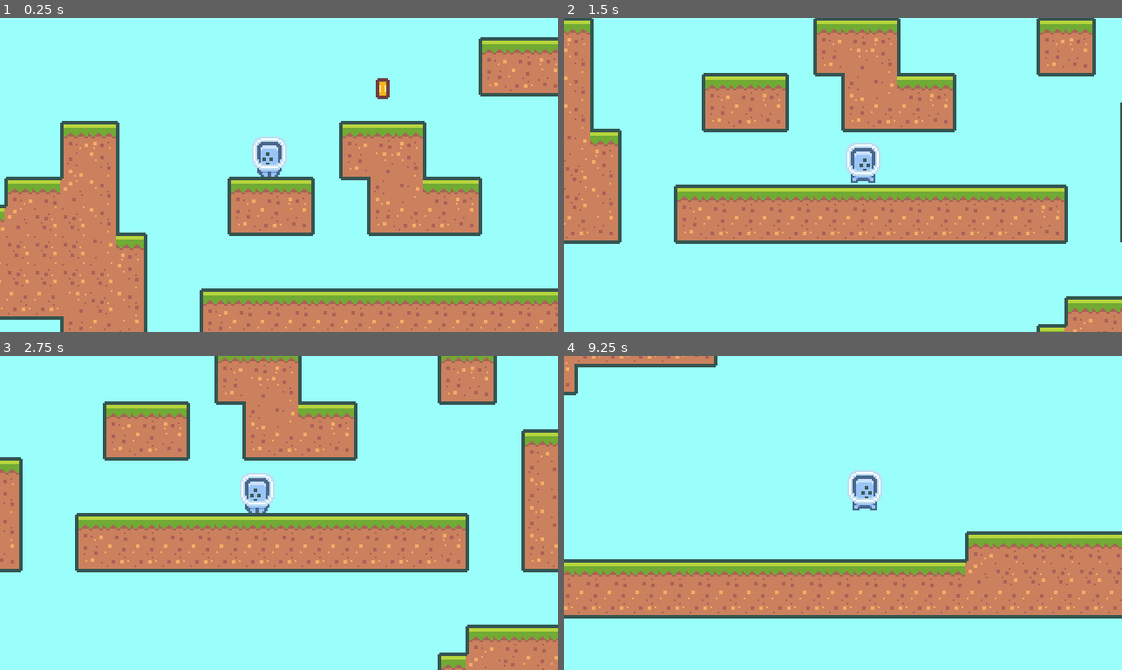
Above: before the commit, frames 1-4 (two rows, left to right).
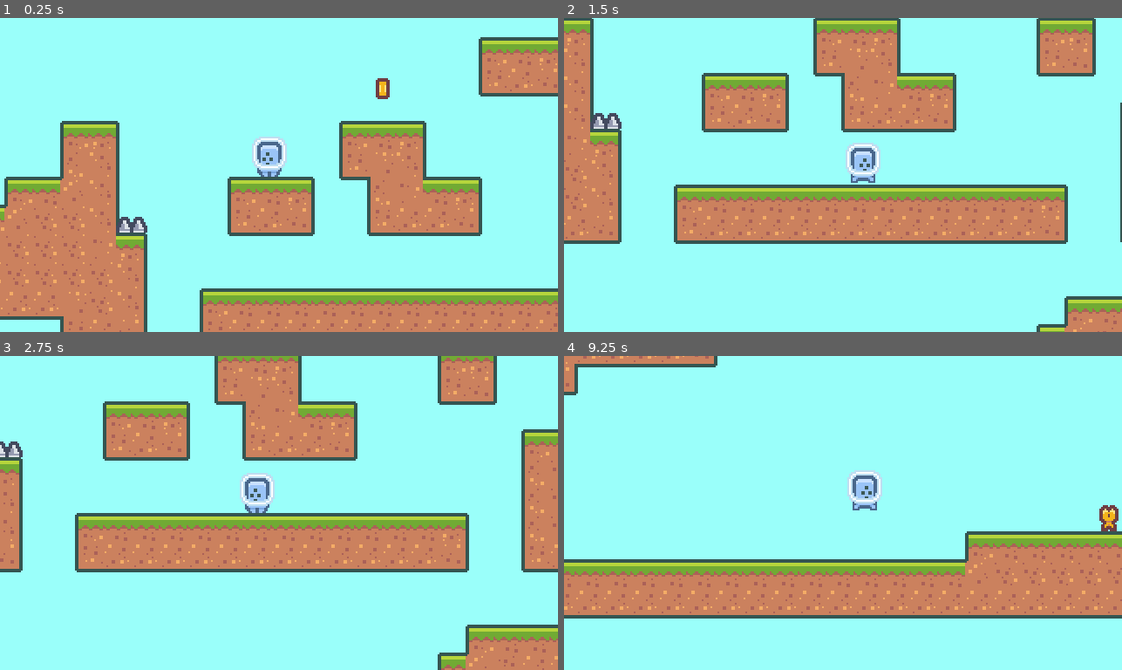
Above: after the commit, the same moments.

Repository: TheKicker/2D-Platformer
Game: Godot game, scene res://scenes/main.tscn
Same seed, same stepped clock (60 frames per second), same inputs: the game is played once before the commit and once after it.
Inputs:
- Up to frame 1 (0.25 s): no input
- Up to frame 2 (1.5 s): hold Right (move_right) from 0.53 s (still down); tap Up (jump) at 0.77 s
- Up to frame 3 (2.75 s): tap Up (jump) at 1.52 s; release Right (move_right) at 2.03 s; hold Left (move_left) from 2.03 s (still down)
- Up to frame 4 (9.25 s): release Left (move_left) at 2.78 s; hold Right (move_right) 2.78-4.28 s; tap Up (jump) at 3.02, 3.77, 4.52, 6.02, 6.77, 7.52, 9.02 s; hold Left (move_left) 4.28-5.03 s; hold Right (move_right) 5.03-5.78 s; hold Left (move_left) 5.78-7.28 s; hold Right (move_right) from 7.28 s (still down)

The runs differ from the first frame. In frame 1, 0.2% of the frame differs, in the area x 21-27%, y 63-69%; in frame 2, 0.2%; in frame 3, 0.2%; in frame 4, 0.2%, in the area x 95-100%, y 47-56%.

Commit message:
Added Spikes & Meep

Diff:
--- a/project.godot
+++ b/project.godot
@@ -69,6 +69,12 @@
  ]
 }
 
+[layer_names]
+
+2d_physics/layer_1="TERRAIN"
+2d_physics/layer_2="COINS"
+2d_physics/layer_3="HAZARDS"
+
 [physics]
 
 common/enable_pause_aware_picking=true
--- a/scenes/Coin.tscn
+++ b/scenes/Coin.tscn
@@ -82,8 +82,8 @@
 playing = true
 
 [node name="Area2D" type="Area2D" parent="."]
-collision_layer = 128
-collision_mask = 128
+collision_layer = 2
+collision_mask = 2
 
 [node name="CollisionShape2D" type="CollisionShape2D" parent="Area2D"]
 shape = SubResource( 2 )
--- a/scenes/Meep.tscn
+++ b/scenes/Meep.tscn
@@ -11,10 +11,9 @@
 "speed": 5.0
 } ]
 
-[node name="Node" type="Node"]
+[node name="Meep" type="Node2D"]
 
 [node name="AnimatedSprite" type="AnimatedSprite" parent="."]
 position = Vector2( 0, -8 )
 frames = SubResource( 1 )
-frame = 1
 playing = true
--- a/scenes/Player.gd
+++ b/scenes/Player.gd
@@ -1,4 +1,6 @@
 extends KinematicBody2D
+
+signal death
 
 # Basic config
 var gravity = 1000
@@ -11,7 +13,11 @@
 
 # Called when the node enters the scene tree for the first time.
 func _ready():
-	pass # Replace with function body.
+	$HazardArea.connect("area_entered", self, "on_hazard_area_entered")
+
+
+func on_hazard_area_entered(area2d):
+	emit_signal("death")
 
 # Processed every frame, delta is seconds since last run (very very small number)
 func _process(delta):
--- a/scenes/Player.tscn
+++ b/scenes/Player.tscn
@@ -7,6 +7,13 @@
 [sub_resource type="CircleShape2D" id=3]
 radius = 14.0
 
+[sub_resource type="RectangleShape2D" id=1]
+extents = Vector2( 5, 9 )
+
+[sub_resource type="CapsuleShape2D" id=4]
+radius = 8.0
+height = 4.0
+
 [sub_resource type="SpriteFrames" id=2]
 animations = [ {
 "frames": [ ExtResource( 2 ) ],
@@ -14,30 +21,39 @@
 "name": "Idle",
 "speed": 5.0
 }, {
+"frames": [ ExtResource( 2 ), ExtResource( 3 ) ],
+"loop": true,
+"name": "Run",
+"speed": 10.0
+}, {
 "frames": [ ExtResource( 3 ) ],
 "loop": true,
 "name": "Jump",
 "speed": 5.0
-}, {
-"frames": [ ExtResource( 2 ), ExtResource( 3 ) ],
-"loop": true,
-"name": "Run",
-"speed": 10.0
 } ]
-
-[sub_resource type="RectangleShape2D" id=1]
-extents = Vector2( 5, 9 )
 
 [node name="Player" type="KinematicBody2D" groups=["player"]]
 script = ExtResource( 1 )
 
-[node name="Area2D" type="Area2D" parent="."]
-collision_layer = 128
-collision_mask = 128
+[node name="CoinArea" type="Area2D" parent="."]
+collision_layer = 2
+collision_mask = 2
 
-[node name="CollisionShape2D" type="CollisionShape2D" parent="Area2D"]
+[node name="CollisionShape2D" type="CollisionShape2D" parent="CoinArea"]
 position = Vector2( 0, -12 )
 shape = SubResource( 3 )
+
+[node name="Body-Collision" type="CollisionShape2D" parent="."]
+position = Vector2( 0, -9 )
+shape = SubResource( 1 )
+
+[node name="HazardArea" type="Area2D" parent="."]
+collision_layer = 4
+collision_mask = 4
+
+[node name="CollisionShape2D" type="CollisionShape2D" parent="HazardArea"]
+position = Vector2( 0, -11 )
+shape = SubResource( 4 )
 
 [node name="CoyoteTimer" type="Timer" parent="."]
 wait_time = 0.15
@@ -48,7 +64,3 @@
 frames = SubResource( 2 )
 animation = "Idle"
 playing = true
-
-[node name="CollisionShape2D" type="CollisionShape2D" parent="."]
-position = Vector2( 0, -9 )
-shape = SubResource( 1 )
--- /dev/null
+++ b/scenes/Spikes.tscn
@@ -0,0 +1,20 @@
+[gd_scene load_steps=3 format=2]
+
+[ext_resource path="res://assets/spikes/spikes.png" type="Texture" id=1]
+
+[sub_resource type="RectangleShape2D" id=1]
+extents = Vector2( 6.5, 3 )
+
+[node name="Spikes" type="Node2D"]
+
+[node name="Sprite" type="Sprite" parent="."]
+position = Vector2( 0, -9 )
+texture = ExtResource( 1 )
+
+[node name="Area2D" type="Area2D" parent="."]
+collision_layer = 4
+collision_mask = 4
+
+[node name="CollisionShape2D" type="CollisionShape2D" parent="Area2D"]
+position = Vector2( 0, -3 )
+shape = SubResource( 1 )
--- a/scenes/main.tscn
+++ b/scenes/main.tscn
@@ -1,9 +1,11 @@
-[gd_scene load_steps=5 format=2]
+[gd_scene load_steps=7 format=2]
 
 [ext_resource path="res://resources/tileset.tres" type="TileSet" id=1]
 [ext_resource path="res://scenes/Player.tscn" type="PackedScene" id=2]
 [ext_resource path="res://scenes/GameCamera.tscn" type="PackedScene" id=3]
 [ext_resource path="res://scenes/Coin.tscn" type="PackedScene" id=4]
+[ext_resource path="res://scenes/Spikes.tscn" type="PackedScene" id=5]
+[ext_resource path="res://scenes/Meep.tscn" type="PackedScene" id=6]
 
 [node name="Node" type="Node"]
 
@@ -41,3 +43,9 @@
 
 [node name="Coin8" parent="." instance=ExtResource( 4 )]
 position = Vector2( 270, -324 )
+
+[node name="Meep" parent="." instance=ExtResource( 6 )]
+position = Vector2( 387, 432 )
+
+[node name="Spikes" parent="." instance=ExtResource( 5 )]
+position = Vector2( 9, 144 )
Binary file added: assets/spikes/spikes.png
Not shown: 1 places in scenes/Player.tscn that only renumber resources
